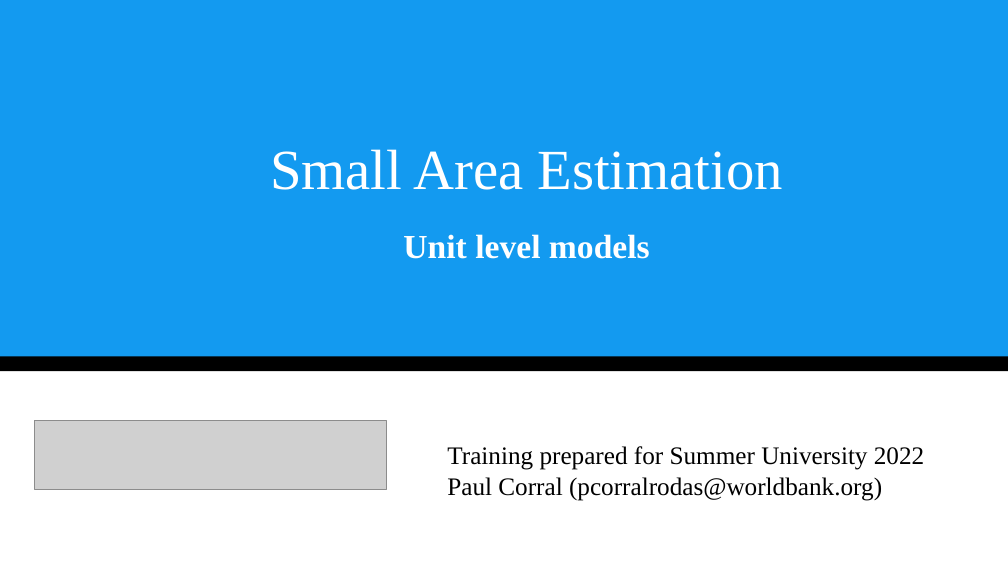
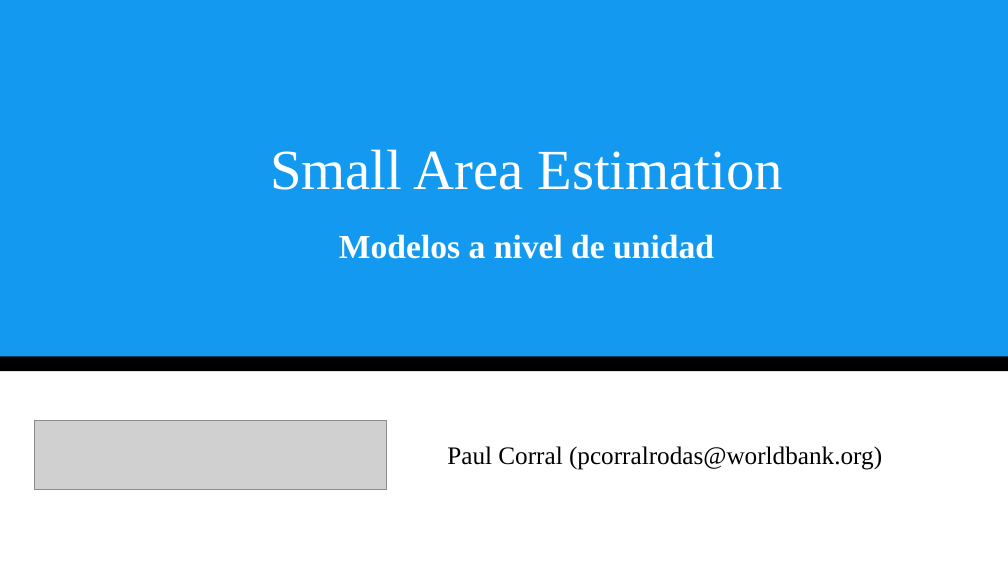
Before and after one commit to pcorralrodas/wb_sae_training, a slide deck: slide 1 of 03.Presentations/Small Area Estimation.pptx. Drawn at 1008x567 pixels with LibreOffice and Linux fonts; fonts in the diff are those of the drawing; grey boxes stand for pictures. Boxes give left, top, right and bottom in pixels: in the first picture for what was removed or moved away, otherwise in the second. Text is boxed around its words. In the diff, an @@ line names an element or a change of style, - is before the commit and + after.

Commit message:
Updated unitl-level models

```diff
--- a/03.Presentations/Small Area Estimation.pptx
+++ b/03.Presentations/Small Area Estimation.pptx
@@ text at (x1=339, y1=234, x2=714, y2=259): text changed @@
-Unit level models
+Modelos a nivel de unidad
@@ text at (x1=447, y1=446, x2=924, y2=470): paragraph removed @@
-Training prepared for Summer University 2022
```
Also in this commit, not shown: 12 other slides changed, 11 slides added, 9 slides removed.
